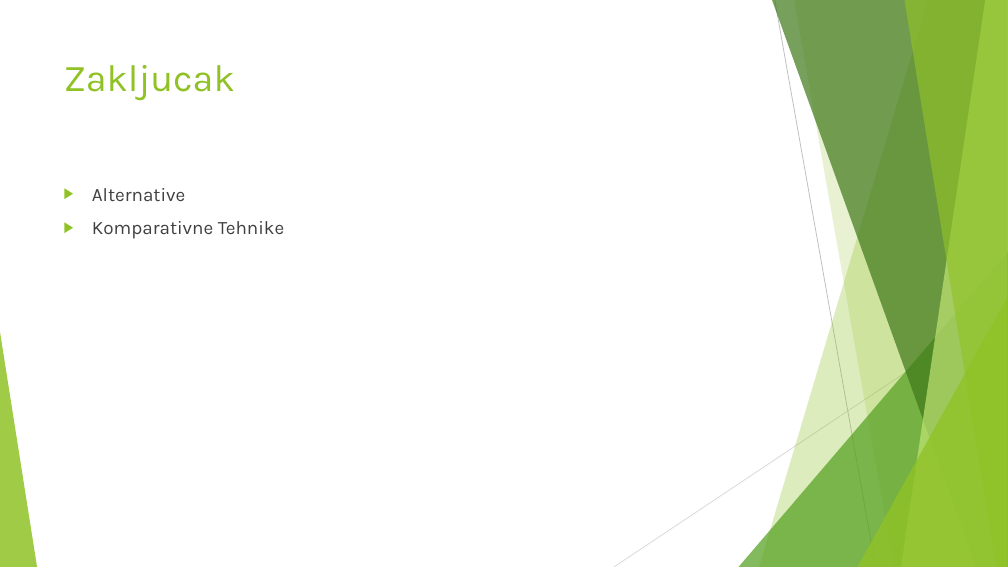
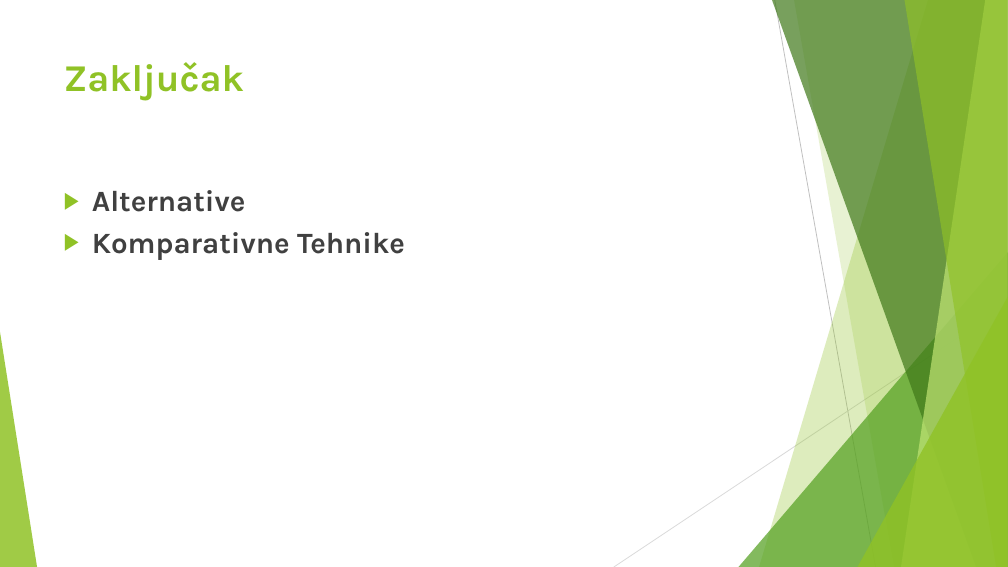
Before and after one commit to enimenss/IdentityServer4AndOAuth2, a slide deck: slide 21 of SSOPresentation.pptx (slide 22 before the commit). Drawn at 1008x567 pixels with LibreOffice and Linux fonts; fonts in the diff are those of the drawing. Boxes give left, top, right and bottom in pixels: in the first picture for what was removed or moved away, otherwise in the second. Text is boxed around its words. In the diff, an @@ line names an element or a change of style, - is before the commit and + after.

```diff
--- a/SSOPresentation.pptx
+++ b/SSOPresentation.pptx
@@ title at box(64, 62, 245, 101): text changed; bold on @@
-Zakljucak
+Zaključak
@@ text "Alternative" at box(92, 190, 405, 260): size 18 to 28 pt, bold on; less space between paragraphs @@
```
Also in this commit, not shown: 20 other slides changed, 1 slide removed, 1 other file.
